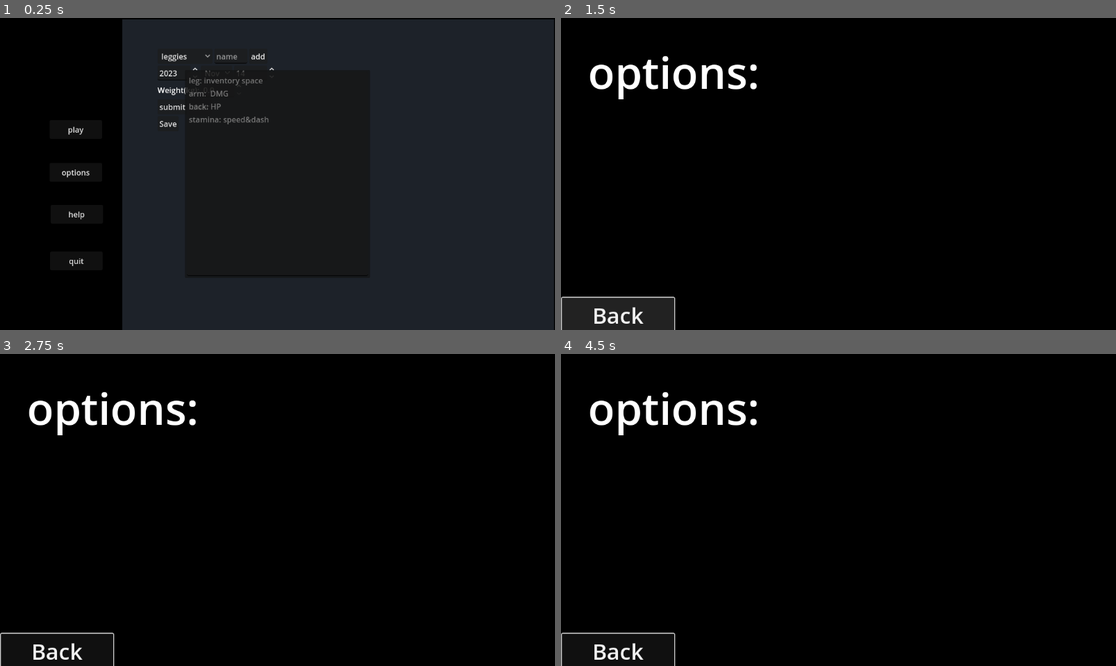
Above: before the commit, frames 1-4 (two rows, left to right).
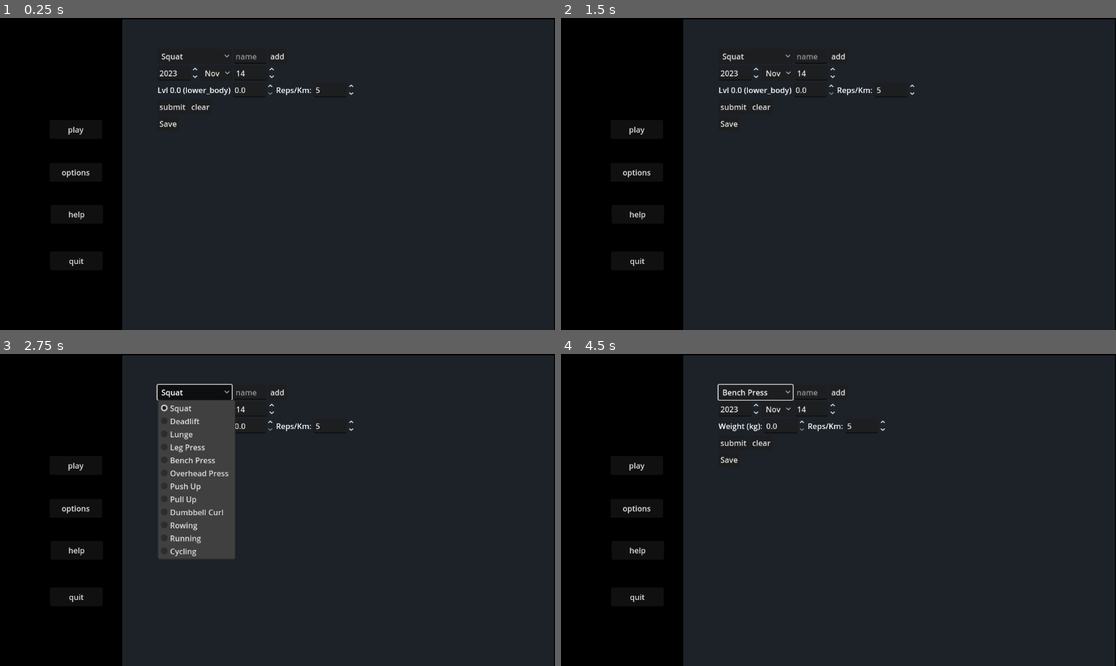
Above: after the commit, the same moments.

Repository: Actusel/fantastic-octo-computing-machine
Game: Godot game, scene res://menus/main_menu.tscn
The game is run twice, just before and just after one commit, with the same random seed, the same clock (stepped at 60 frames per second) and the same inputs. The engine's default icon, where the game draws it, is replaced by a stand-in: a white triangle on a blue panel in a dark square.
Inputs (mouse positions are in pixels of both pictures, inside the frame that each line leads up to):
- Up to frame 1 (0.25 s): no input
- Up to frame 2 (1.5 s): click "options" at 0.5 s; click "Back" at 1.25 s
- Up to frame 3 (2.75 s): click (194, 391) at 2 s, where only the run after the commit has a clickable "Squat"
- Up to frame 4 (4.5 s): click (733, 441) at 2.75 s, where only the run after the commit has a clickable "submit"; click (755, 391) at 3.5 s, where only the run after the commit has a clickable "Leg Press"; click (727, 460) at 4.25 s, where only the run after the commit has a clickable "Save"

The runs differ from the first frame. In frame 1, 0.9% of the frame differs, in the area x 28-67%, y 11-83%; in frame 2, 81%, in the area x 0-100%, y 0-100%; in frame 3, 78%; in frame 4, 79%.

Commit message:
Implement exercise stat tracking and options menu
Added fitness stat pools and exercise logging to Global.gd, with decay and save/load support. Player stats now derive from exercise pools, affecting HP, speed, and damage. The exercise statistics menu supports dynamic exercise types and stat display. Options menu now allows toggling aim assist and debug mode, with persistent saving. UI elements updated to reflect new features.

Diff:
--- a/Global.gd
+++ b/Global.gd
@@ -4,6 +4,8 @@
 signal inventory_updated
 
 var level: int
+var aim_assist = true
+var debug_mode = false
 
 # Inventory Data
 # Each element is null or { "item": ItemData, "count": int }
@@ -16,28 +18,118 @@
 }
 
 var graph_data := {}
-var stamina = 0.0
-var leg = 0.0
-var arm = 0.0
-var back = 0.0
-
-func update(new_data):
+
+var fitness_pools = {
+	"upper_body": 0.0,
+	"lower_body": 0.0,
+	"cardio": 0.0, # Run/Cycle
+	"last_decay_time": 0
+}
+
+var exercise_db = {
+	# Lower Body
+	"Squat": "lower_body",
+	"Deadlift": "lower_body",
+	"Lunge": "lower_body",
+	"Leg Press": "lower_body",
+
+	# Upper Body
+	"Bench Press": "upper_body",
+	"Overhead Press": "upper_body",
+	"Push Up": "upper_body",
+	"Pull Up": "upper_body",
+	"Dumbbell Curl": "upper_body",
+	"Rowing": "upper_body",
+
+	# Cardio
+	"Running": "cardio",
+	"Cycling": "cardio"
+}
+
+# Derived stats (Levels 0-100+)
+# Example: 1250 pool -> Level 10-15?
+# Let's say Level = Sqrt(Pool) / 2?  Sqrt(1250) = 35 / 2 = 17.
+# Or just Pool / 100.
+# 100kg * 5 reps = 100^1.2 * 5 = 251 * 5 = 1255.
+# If we want Level ~12 for that, Pool/100 is good.
+var leg: float:
+	get: return fitness_pools["lower_body"] / 100.0
+var arm: float:
+	get: return fitness_pools["upper_body"] / 100.0
+var stamina: float:
+	get: return fitness_pools["cardio"] / 100.0
+var back: float:
+	get: return 0.0 # Merged into upper usually, or ignored
+
+func update_graph_data(new_data):
 	graph_data = new_data
-	if graph_data:
-		stamina = _find_max_y(graph_data["stamina"])
-		leg = _find_max_y(graph_data["leggies"])
-		arm = _find_max_y(graph_data["armstrong"])
+	# Legacy max calculation removed in favor of fitness_pools
+	_resize_inventory()
+
+# New function to handle exercise logging
+func log_exercise(exercise_name: String, weight: float, reps: float, date_unix: int):
+	# 1. Update Graph History (Visuals)
+	if not graph_data.has(exercise_name):
+		graph_data[exercise_name] = []
+
+	# Check if entry for date exists to overwrite?
+	# For simplicity, just append. If we want overwrite logic, we can add it.
+	# The UI currently does overwrite logic. We can keep UI logic and just sync here.
+	# But accumulating pool is the key.
+
+	# For accumulation: We add to the pool.
+	# Formula: Score = (Weight ^ 1.2) * Reps
+	# Weight in kg. Reps in count (or km for cardio).
+
+	# Bias for cardio: "Weight" might be 1 (bodyweight) or speed?
+	# Usually cardio is Distance (reps) * Speed?
+	# Let's assume for Cardio: Weight input is Distance(km), Reps input is Time(min)?
+	# Or user just enters "reps" as distance?
+	# Let's standardize:
+	# Lifting: Weight = kg, Reps = count.
+	# Cardio: Weight = 0 (ignored) or 1? Reps = Distance(km)?
+
+	var score = 0.0
+	var type = exercise_db.get(exercise_name, "")
+
+	if type == "cardio":
+		# Cardio scoring: Distance * 100?
+		# If user inputs Distance in "weight" box...
+		# Assume 'weight' is the primary metric for the graph.
+		# For running, usually graph is Pace or Distance.
+		# Let's say Weight = Distance (km).
+		score = weight * 50.0 # 5km run -> 250 points.
+	else:
+		# Lifting
+		if weight <= 0: weight = 1.0 # Prevent error
+		score = pow(weight, 1.2) * reps
+
+	if type != "":
+		fitness_pools[type] += score
+		print("Added ", score, " to ", type, ". Total: ", fitness_pools[type])
+
+	_resize_inventory()
+
+func apply_decay():
+	var current_time = Time.get_unix_time_from_system()
+	if fitness_pools["last_decay_time"] == 0:
+		fitness_pools["last_decay_time"] = current_time
+		return
+
+	var seconds_since = current_time - fitness_pools["last_decay_time"]
+	var weeks = seconds_since / (60 * 60 * 24 * 7.0)
+
+	if weeks >= 1.0:
+		var decay_factor = pow(0.90, int(weeks)) # 10% per full week
+		fitness_pools["upper_body"] *= decay_factor
+		fitness_pools["lower_body"] *= decay_factor
+		fitness_pools["cardio"] *= decay_factor
+
+		# Advance time by the integer weeks processed
+		fitness_pools["last_decay_time"] += int(weeks) * (60 * 60 * 24 * 7)
+		print("Applied decay. Weeks: ", int(weeks), " Factor: ", decay_factor)
 		_resize_inventory()
 
-
-func _find_max_y(series: Array) -> float:
-	if series.is_empty():
-		return 0.0
-	var max_val = series[0]["y"]
-	for p in series:
-		if p["y"] > max_val:
-			max_val = p["y"]
-	return max_val
 
 # --- Inventory Logic ---
 
@@ -130,7 +222,7 @@
 	return true
 
 func get_max_weight() -> int:
-	return 500 + int(round(leg * 10))
+	return 100 + int(round(leg * 10))
 
 # --- Item Usage / Equipment Logic ---
 
@@ -399,12 +491,19 @@
 
 	emit_signal("inventory_updated")
 
+
+
 func get_save_data() -> Dictionary:
 	return {
 		"level": level,
 		"graph_data": graph_data,
+		"fitness_pools": fitness_pools,
 		"inventory": _serialize_inventory(),
-		"equipment": _serialize_equipment()
+		"equipment": _serialize_equipment(),
+		"options": {
+			"aim_assist": aim_assist,
+			"debug_mode": debug_mode
+		}
 	}
 
 func load_save_data(data: Dictionary):
@@ -414,7 +513,20 @@
 		level = int(data["level"])
 
 	if "graph_data" in data:
-		update(data["graph_data"])
+		graph_data = data["graph_data"]
+		# Only update inventory, don't overwrite pools from graph
+		_resize_inventory()
+
+	if "fitness_pools" in data:
+		fitness_pools = data["fitness_pools"]
+		# Handle backward compatibility / initialization
+		if not fitness_pools.has("last_decay_time"):
+			fitness_pools["last_decay_time"] = Time.get_unix_time_from_system()
+	else:
+		# Initialize if new save
+		fitness_pools["last_decay_time"] = Time.get_unix_time_from_system()
+
+	apply_decay()
 
 	if "inventory" in data:
 		var saved_inv = data["inventory"]
--- a/entities/player/player.gd
+++ b/entities/player/player.gd
@@ -33,6 +33,13 @@
 
 func _ready() -> void:
 	super._ready()
+	# Apply Exercise Stats (Base Stats)
+	max_hp = 100.0 + (Global.stamina * 10.0) # Cardio Bonus
+	current_hp = max_hp
+	speed = 100.0 + (Global.stamina * 2.0)   # Cardio Speed Bonus
+	damage = Global.arm                      # Upper Body Base Damage
+	update_health_ui()
+
 	# Create Save Label
 
 	_setup_boss_bar()
@@ -107,7 +114,7 @@
 
 	weapon=new_weapon
 	weapon_sprite.texture = weapon.icon
-	damage = weapon.strongness
+	damage = weapon.strongness + Global.arm # Add Strength Bonus
 	if weapon.weapon_range == "long": weapon_sprite.visible = true
 	else: weapon_sprite.visible = false
 
@@ -115,6 +122,7 @@
 	weapon = null
 	weapon_sprite.texture = null
 	weapon_sprite.visible = false
+	damage = Global.arm # Revert to Unarmed Strength
 
 func dash_indicator():
 	if dash_cooldown.time_left: return snapped(dash_cooldown.time_left,.01)
--- a/items&inventory/UI/inv.gd
+++ b/items&inventory/UI/inv.gd
@@ -2,6 +2,7 @@
 
 @onready var inv_grid: GridContainer = $CenterContainer/GridContainer
 @onready var label: Label = $weight
+@onready var stat_debug: RichTextLabel = $stat_debug
 
 var player = null
 
--- a/items&inventory/UI/inv.tscn
+++ b/items&inventory/UI/inv.tscn
@@ -4,7 +4,6 @@
 [ext_resource type="PackedScene" uid="uid://bgstnt0syqkyr" path="res://items&inventory/UI/inv_slot.tscn" id="1_noaob"]
 
 [node name="inventory" type="Control"]
-visible = false
 clip_contents = true
 custom_minimum_size = Vector2(400, 400)
 layout_mode = 3
@@ -80,3 +79,8 @@
 offset_right = 112.0
 offset_bottom = 92.0
 slot_type = 1
+
+[node name="stat_debug" type="RichTextLabel" parent="."]
+layout_mode = 0
+offset_right = 40.0
+offset_bottom = 40.0
--- a/menus/exercise_statistics.gd
+++ b/menus/exercise_statistics.gd
@@ -14,27 +14,58 @@
 @onready var save_to_file: Button = $VBoxContainer/FileSaveRow/SaveToFile
 
 var graph_data := {}
-var current_graph = "leggies"
+var current_graph = "Squat" # Default
+var reps_input: SpinBox
 
 # Called when the node enters the scene tree for the first time.
 func _ready():
+	# Dynamic UI for Reps
+	var weight_row = $VBoxContainer/WeightRow
+	var reps_label = Label.new()
+	reps_label.text = "Reps/Km:"
+	weight_row.add_child(reps_label)
+
+	reps_input = SpinBox.new()
+	reps_input.min_value = 1
+	reps_input.max_value = 9999
+	reps_input.value = 5
+	weight_row.add_child(reps_input)
+
 	var current_time = Time.get_datetime_dict_from_system()
 	year.value = current_time["year"]
 	month.select(current_time["month"] - 1)
 	day.value = current_time["day"]
 	SaveManager.load_game()
 	Global.game_started.connect(_on_game_started)
-	if Global.graph_data: graph_data=Global.graph_data
-	else: graph_data = {"leggies": [], "armstrong": [], "stamina": []}
-	for keys in graph_data.keys():
-		option_button.add_item(keys)
+
+	graph_data = Global.graph_data
+
+	option_button.clear()
+	# Add DB exercises first
+	for ex in Global.exercise_db.keys():
+		option_button.add_item(ex)
+		if not graph_data.has(ex):
+			graph_data[ex] = []
+
+	# Add any extra legacy keys
+	for key in graph_data.keys():
+		if not Global.exercise_db.has(key):
+			option_button.add_item(key)
+
 	option_button.item_selected.connect(_on_graph_selected)
 	submit.pressed.connect(_on_submit)
 	clear.pressed.connect(_on_clear)
 	save_to_file.pressed.connect(_on_save_button_pressed)
 	add_graph.pressed.connect(_on_add_graph)
+
+	_update_stats_label()
+
 	if graph_.all_graphs:graph_.update_graph(graph_data)
-	else: graph_.update_graph(graph_data[current_graph])
+	else:
+		# Safe default if current_graph is invalid
+		if not graph_data.has(current_graph):
+			current_graph = option_button.get_item_text(0)
+		graph_.update_graph(graph_data.get(current_graph, []))
 
 func _on_add_graph():
 	if not line_edit.text: return
@@ -45,40 +76,70 @@
 
 func _on_graph_selected(index: int) -> void:
 	current_graph = option_button.get_item_text(index)
-	if not graph_.all_graphs: graph_.update_graph(graph_data[current_graph])
+	if not graph_.all_graphs: graph_.update_graph(graph_data.get(current_graph, []))
+	_update_stats_label()
 
-	if current_graph=="stamina": label.text = "VO2 max"
-	else: label.text = "Weight(kg):"
+	# Update Input Labels based on type
+	var type = Global.exercise_db.get(current_graph, "")
+	if type == "cardio":
+		label.text = "Distance (km):"
+		# Optional: Hint that Reps is ignored or used for Time
+	else:
+		label.text = "Weight (kg):"
 
+func _update_stats_label():
+	var type = Global.exercise_db.get(current_graph, "unknown")
+	var level = 0.0
+	if type == "upper_body": level = Global.arm
+	elif type == "lower_body": level = Global.leg
+	elif type == "cardio": level = Global.stamina
 
+	if type != "unknown":
+		label.text = "Lvl " + str(snapped(level, 0.1)) + " (" + type + ")"
+	else:
+		label.text = "Weight(kg):"
 
 
 func _on_submit():
-	var y_val = weight.value
+	var y_val = weight.value # Weight / Distance
+	var r_val = reps_input.value # Reps / Time(min)?
+
 	var datetime = {
 		"year": int(year.value),
 		"month": month.get_selected_id() + 1,
 		"day": int(day.value)
 	}
 	var unix_time = Time.get_unix_time_from_datetime_dict(datetime)
+
+	# Pass to Global for scoring and pool update
+	Global.log_exercise(current_graph, y_val, r_val, unix_time)
+
+	# Current UI Graph update (Local mimic)
+	# Find if date exists to overwrite for graph visualization
+	var series = graph_data[current_graph]
 	var updated = false
-	for points in graph_data[current_graph]:
+	for points in series:
 		if points["date"] == unix_time:
 			points["y"] = y_val
 			updated = true
 			break
-	if not updated: graph_data[current_graph].append({ "date": unix_time, "y": y_val })
+	if not updated: series.append({ "date": unix_time, "y": y_val })
 
 	if graph_.all_graphs: graph_.call_deferred("update_graph", graph_data)
 	else: graph_.call_deferred("update_graph", graph_data[current_graph])
 
+	_update_stats_label()
+
 func _on_game_started():
-	Global.update(graph_data)
+	Global.update_graph_data(graph_data)
 
 func _on_clear():
+	# This clears GRAPH history, but maybe not Pools?
+	# For safety, let's just clear graph data. Pools accumulate.
 	graph_data = {}
 	graph_.update_graph(graph_data)
 
+
 func _on_save_button_pressed():
-	Global.update(graph_data)
+	Global.update_graph_data(graph_data)
 	SaveManager.save_game()
--- a/menus/main_menu.gd
+++ b/menus/main_menu.gd
@@ -15,6 +15,7 @@
 	popup_panel.size.x= get_viewport().size.x/3
 	popup_panel.size.y= get_viewport().size.y/1.5
 	popup_panel.popup_centered()
+	popup_panel.visible = false
 	popup_panel.visibility_changed.connect(_toggled)
 
 func start_game():
--- a/menus/main_menu.tscn
+++ b/menus/main_menu.tscn
@@ -61,9 +61,4 @@
 offset_top = 4.0
 offset_right = 96.0
 offset_bottom = 96.0
-text = "leg: inventory space
-arm:  DMG
-back: HP
-stamina: speed&dash"
 editable = false
-scroll_vertical = 1.0
--- a/menus/options.gd
+++ b/menus/options.gd
@@ -1,15 +1,36 @@
 extends Control
 
 @onready var back = $back
+@onready var aim_assist_checkbox: CheckBox = $FlowContainer/AimAssist
+@onready var save: Button = $Save
+@onready var debug_toggle: CheckBox = $FlowContainer/DebugToggle
+
+var aim_assist: bool
+var debug_mode: bool
 
 # Called when the node enters the scene tree for the first time.
 func _ready():
+	aim_assist = Global.aim_assist
+	debug_mode = Global.debug_mode
+	aim_assist_checkbox.button_pressed = aim_assist
+	debug_toggle.button_pressed = debug_mode
 	back.pressed.connect(menu)
+	save.pressed.connect(save_game)
+	aim_assist_checkbox.pressed.connect(func(pressed):
+		aim_assist = pressed
+		Global.aim_assist = aim_assist
+	)
+	debug_toggle.pressed.connect(func(pressed):
+		debug_mode = pressed
+		Global.debug_mode = debug_mode
+	)
 
 func menu():
-	get_tree().change_scene_to_file("res://main_menu.tscn")
+	get_tree().change_scene_to_file("res://menus/main_menu.tscn")
 
 
+func save_game():
+	SaveManager.save_game()
 # Called every frame. 'delta' is the elapsed time since the previous frame.
 func _process(delta):
 	pass
--- a/menus/options.tscn
+++ b/menus/options.tscn
@@ -15,13 +15,23 @@
 layout_mode = 0
 offset_left = 56.0
 offset_top = 49.0
-offset_right = 468.0
-offset_bottom = 187.0
+offset_right = 412.0
+offset_bottom = 519.0
 
 [node name="options" type="Label" parent="FlowContainer"]
 layout_mode = 2
 theme_override_font_sizes/font_size = 91
 text = "options:"
+
+[node name="AimAssist" type="CheckBox" parent="FlowContainer"]
+layout_mode = 2
+button_pressed = true
+text = "Aim assist"
+
+[node name="DebugToggle" type="CheckBox" parent="FlowContainer"]
+layout_mode = 2
+button_pressed = true
+text = "Aim assist"
 
 [node name="back" type="Button" parent="."]
 layout_mode = 0
@@ -31,3 +41,12 @@
 offset_bottom = 649.0
 theme_override_font_sizes/font_size = 46
 text = "Back"
+
+[node name="Save" type="Button" parent="."]
+layout_mode = 0
+offset_left = 907.0
+offset_top = 568.0
+offset_right = 1140.0
+offset_bottom = 640.0
+theme_override_font_sizes/font_size = 46
+text = "Save"
